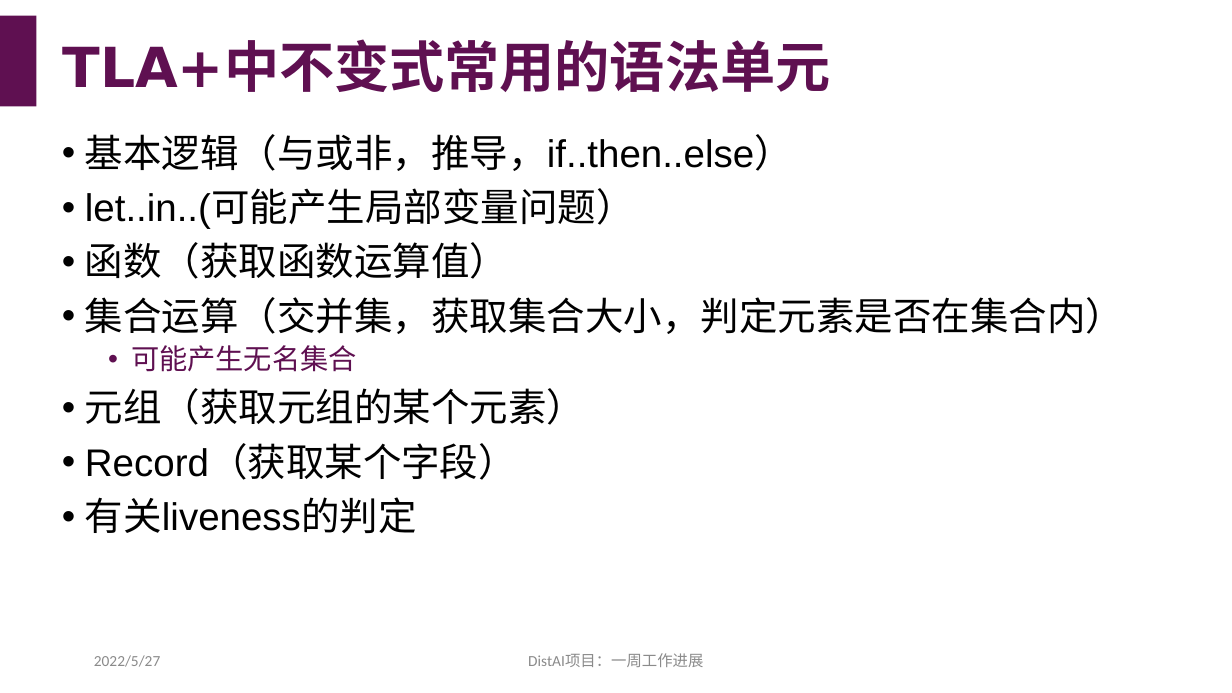
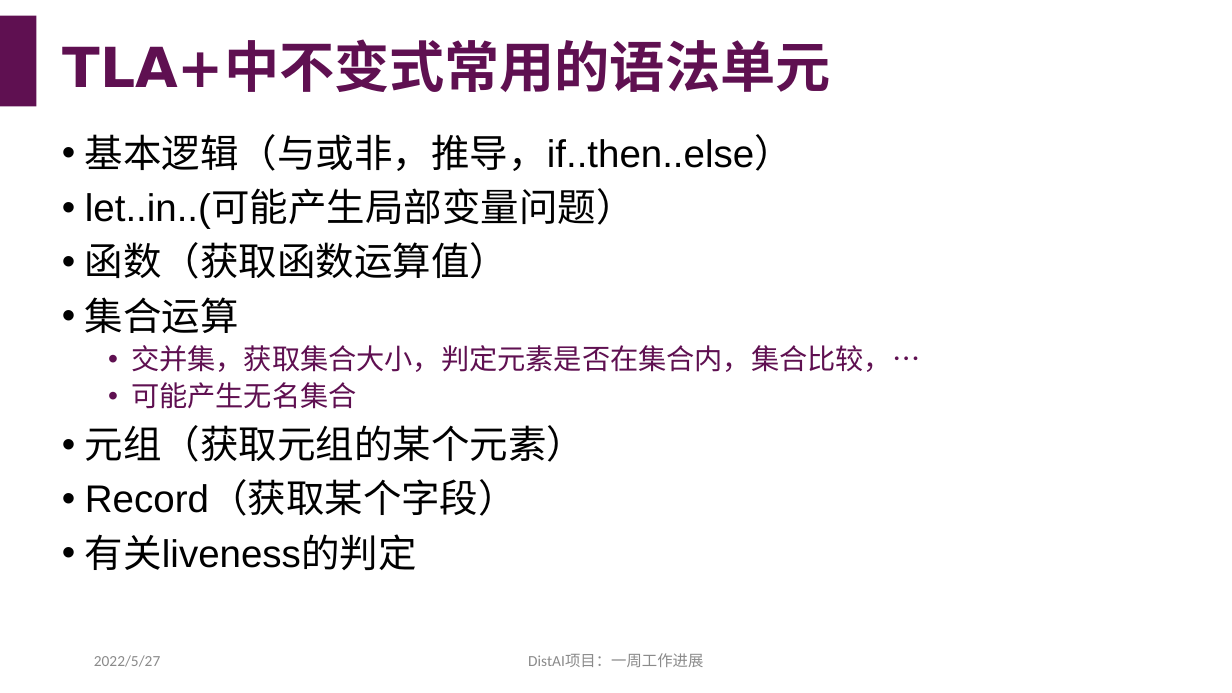
Before and after one commit to hengxin/dist-ai, a slide deck: slide 14 of reports/8-20220520-一周工作进展.pptx. Drawn at 1232x693 pixels with LibreOffice and Linux fonts; fonts in the diff are those of the drawing. Boxes give left, top, right and bottom in pixels: in the first picture for what was removed or moved away, otherwise in the second. Text is boxed around its words. In the diff, an @@ line names an element or a change of style, - is before the commit and + after.

```diff
--- a/reports/8-20220520-一周工作进展.pptx
+++ b/reports/8-20220520-一周工作进展.pptx
@@ text at <box>85,297,920,372</box>: text changed; size 30 to 22 pt; text colour #000000 to #5F1051 @@
-• 集合运算（交并集，获取集合大小，判定元素是否在集合内）
+• 集合运算
+  • 交并集，获取集合大小，判定元素是否在集合内，集合比较，…
```
Also in this commit, not shown: 1 other file.
